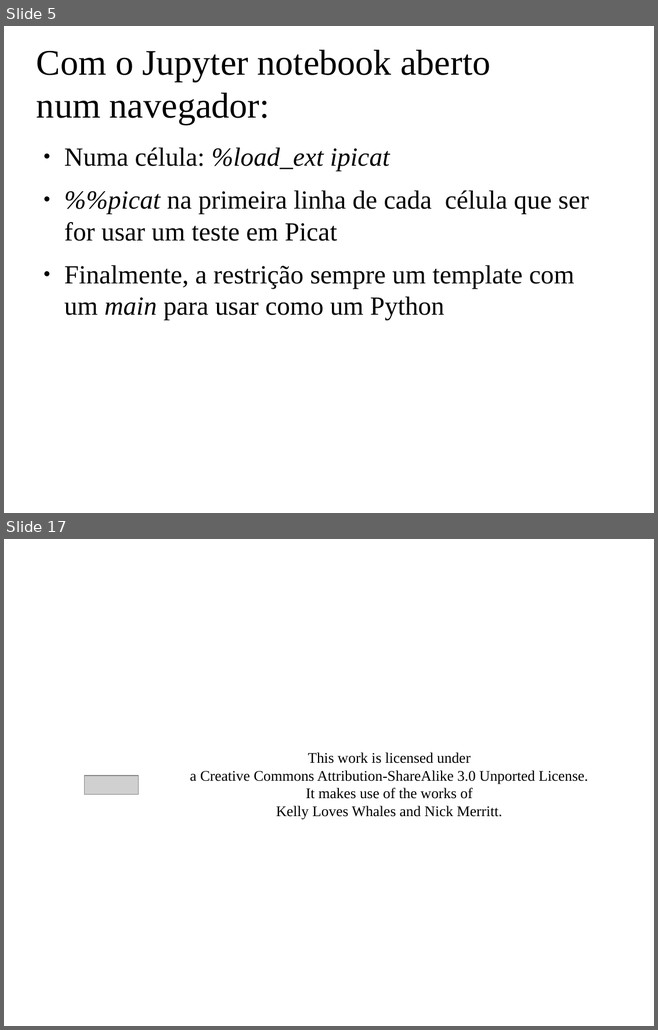
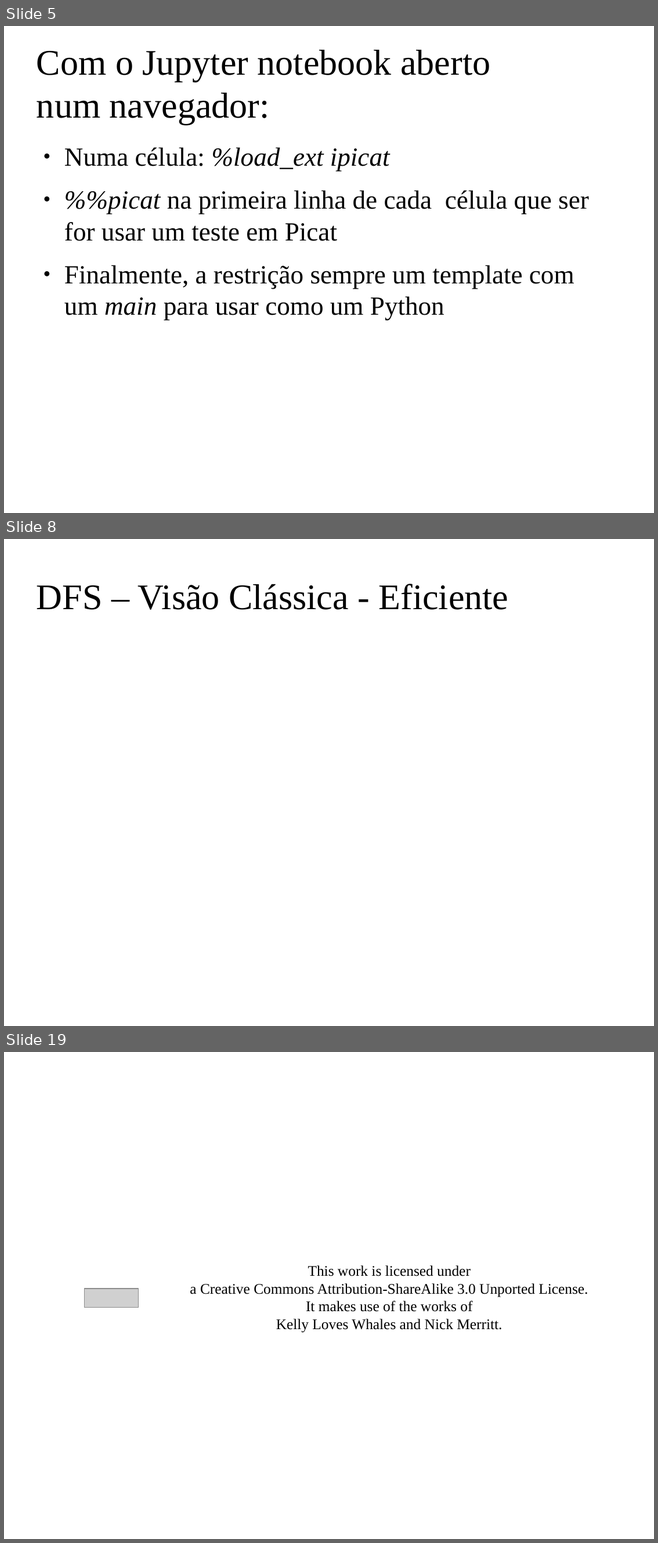
Before and after one commit to claudiosa/CCS, a slide deck: picat/YOUTUBE_dfs_jupyter_picat/slides_picat_jupyter_dfs.odp. Shown one above the other, each under a label of ours: slides 5 and 17 before the commit, slides 5, 8 and 19 after it; the slides between them are not shown. The pictures are 658x1030 and 658x1543 pixels, drawn with LibreOffice and Linux fonts; fonts in the diff are those of the drawing; grey boxes stand for pictures; background and template pictures are left out. Boxes give left, top, right and bottom in pixels: in the first picture for what was removed or moved away, otherwise in the second. Text is boxed around its words. In the diff, an @@ line names an element or a change of style, - is before the commit and + after.

```diff
--- a/picat/YOUTUBE_dfs_jupyter_picat/slides_picat_jupyter_dfs.odp
+++ b/picat/YOUTUBE_dfs_jupyter_picat/slides_picat_jupyter_dfs.odp
@@ slide 8 added at [4, 539, 654, 1026], background picture (left out) @@
@@ title added at [36, 584, 509, 610], 44 pt, text #000000 @@
+DFS – Visão Clássica - Eficiente
@@ what was slide 17 is now slide 19 @@
```
Also in this commit, not shown: 2 slides changed, 2 other slides added, 1 slide removed, 7 other files.
